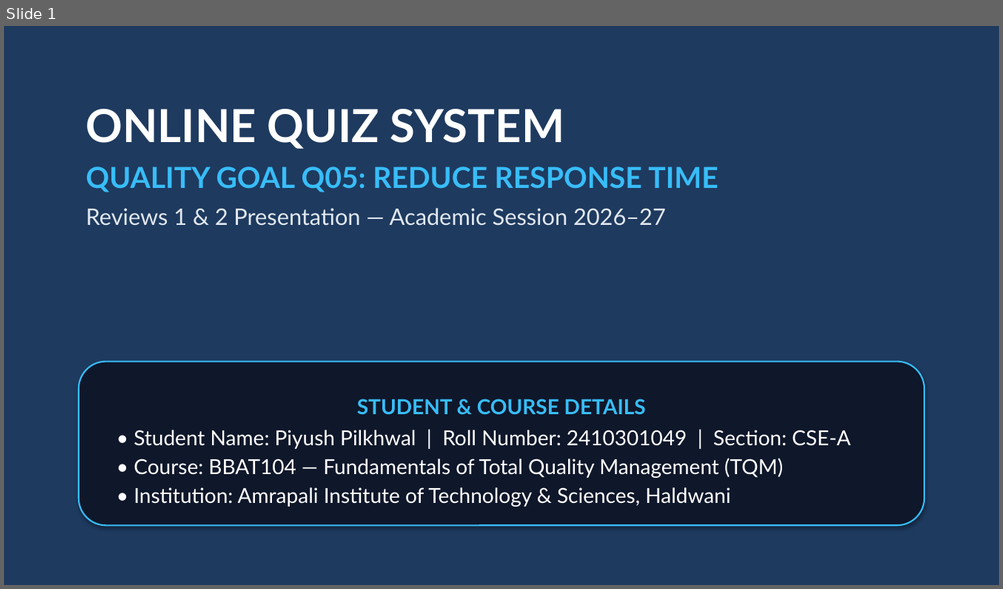
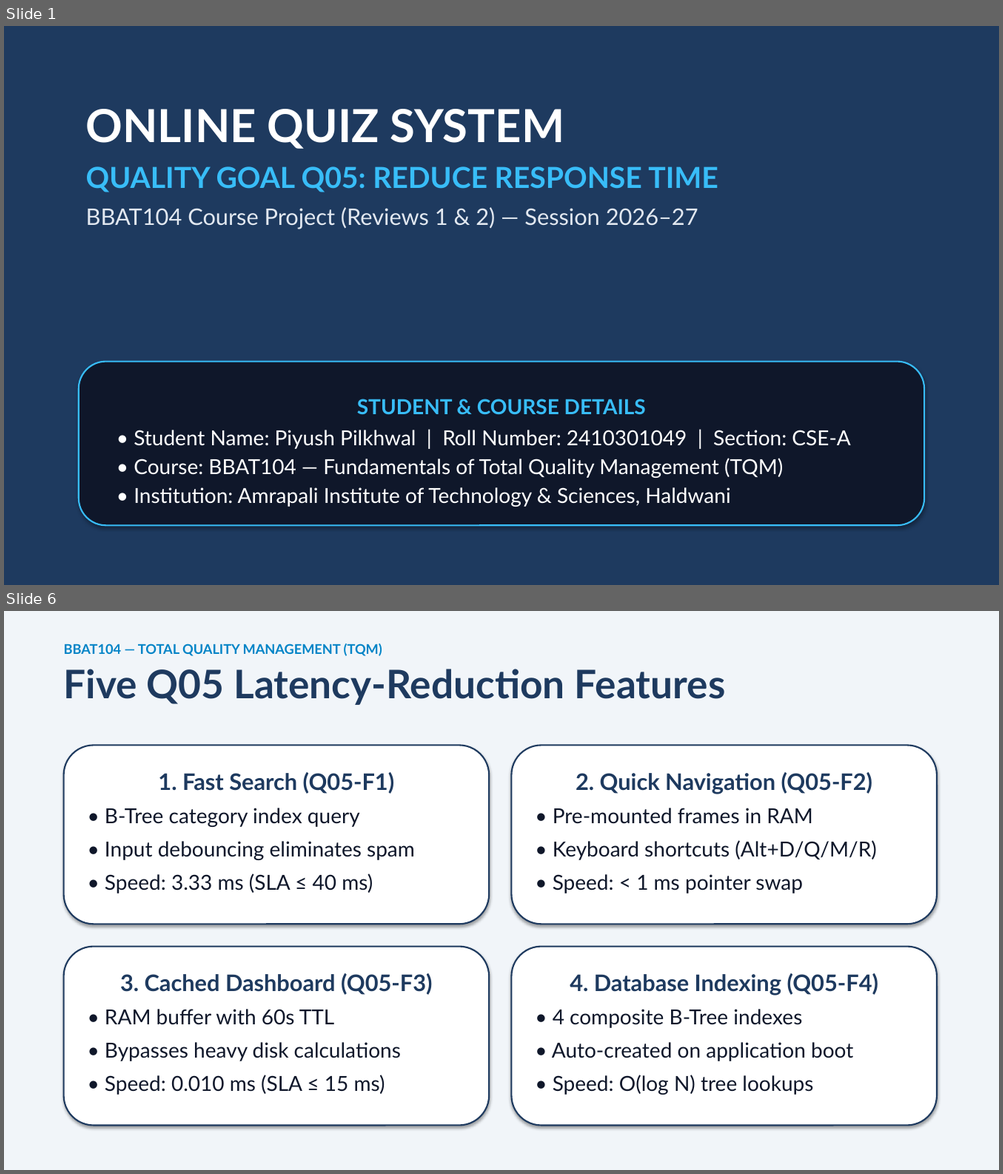
Before and after one commit to Shaan276/BBAT104_TQM_2410301049, a slide deck: Final Documents/TQM_Project_Presentation_BBAT104_2410301049.pptx. Shown one above the other, each under a label of ours: slide 1 before the commit, slides 1 and 6 after it; the slides between them are not shown. The pictures are 1003x589 and 1003x1174 pixels, drawn with LibreOffice and Linux fonts; fonts in the diff are those of the drawing. Boxes give left, top, right and bottom in pixels: in the first picture for what was removed or moved away, otherwise in the second. Text is boxed around its words. In the diff, an @@ line names an element or a change of style, - is before the commit and + after.

Commit message:
Update short presentation: added more slides with concise content

```diff
--- a/Final Documents/TQM_Project_Presentation_BBAT104_2410301049.pptx
+++ b/Final Documents/TQM_Project_Presentation_BBAT104_2410301049.pptx
@@ slide 6 added at [4, 611, 999, 1170], background #F1F5F9 @@
@@ text added at [64, 644, 726, 705], 13 pt, text #0284C7, bold @@
+BBAT104 — TOTAL QUALITY MANAGEMENT (TQM)
+Five Q05 Latency-Reduction Features
@@ rounded rectangle added at [64, 745, 489, 924], fill #FFFFFF, outline #1E3A5F 1.5 pt, 20 pt, text #0F172A @@
+1. Fast Search (Q05-F1)
+• B-Tree category index query
+• Input debouncing eliminates spam
+• Speed: 3.33 ms (SLA ≤ 40 ms)
@@ rounded rectangle added at [512, 745, 936, 924], fill #FFFFFF, outline #1E3A5F 1.5 pt, 20 pt, text #0F172A @@
+2. Quick Navigation (Q05-F2)
+• Pre-mounted frames in RAM
+• Keyboard shortcuts (Alt+D/Q/M/R)
+• Speed: < 1 ms pointer swap
@@ rounded rectangle added at [64, 947, 489, 1126], fill #FFFFFF, outline #1E3A5F 1.5 pt, 20 pt, text #0F172A @@
+3. Cached Dashboard (Q05-F3)
+• RAM buffer with 60s TTL
+• Bypasses heavy disk calculations
+• Speed: 0.010 ms (SLA ≤ 15 ms)
@@ rounded rectangle added at [512, 947, 936, 1126], fill #FFFFFF, outline #1E3A5F 1.5 pt, 20 pt, text #0F172A @@
+4. Database Indexing (Q05-F4)
+• 4 composite B-Tree indexes
+• Auto-created on application boot
+• Speed: O(log N) tree lookups
@@ slide 1 changed as well @@
@@ text at [86, 207, 698, 230]: text changed @@
-Reviews 1 & 2 Presentation — Academic Session 2026–27
+BBAT104 Course Project (Reviews 1 & 2) — Session 2026–27
```
Also in this commit, not shown: 2 other slides changed, 5 other slides added, 1 slide removed.
